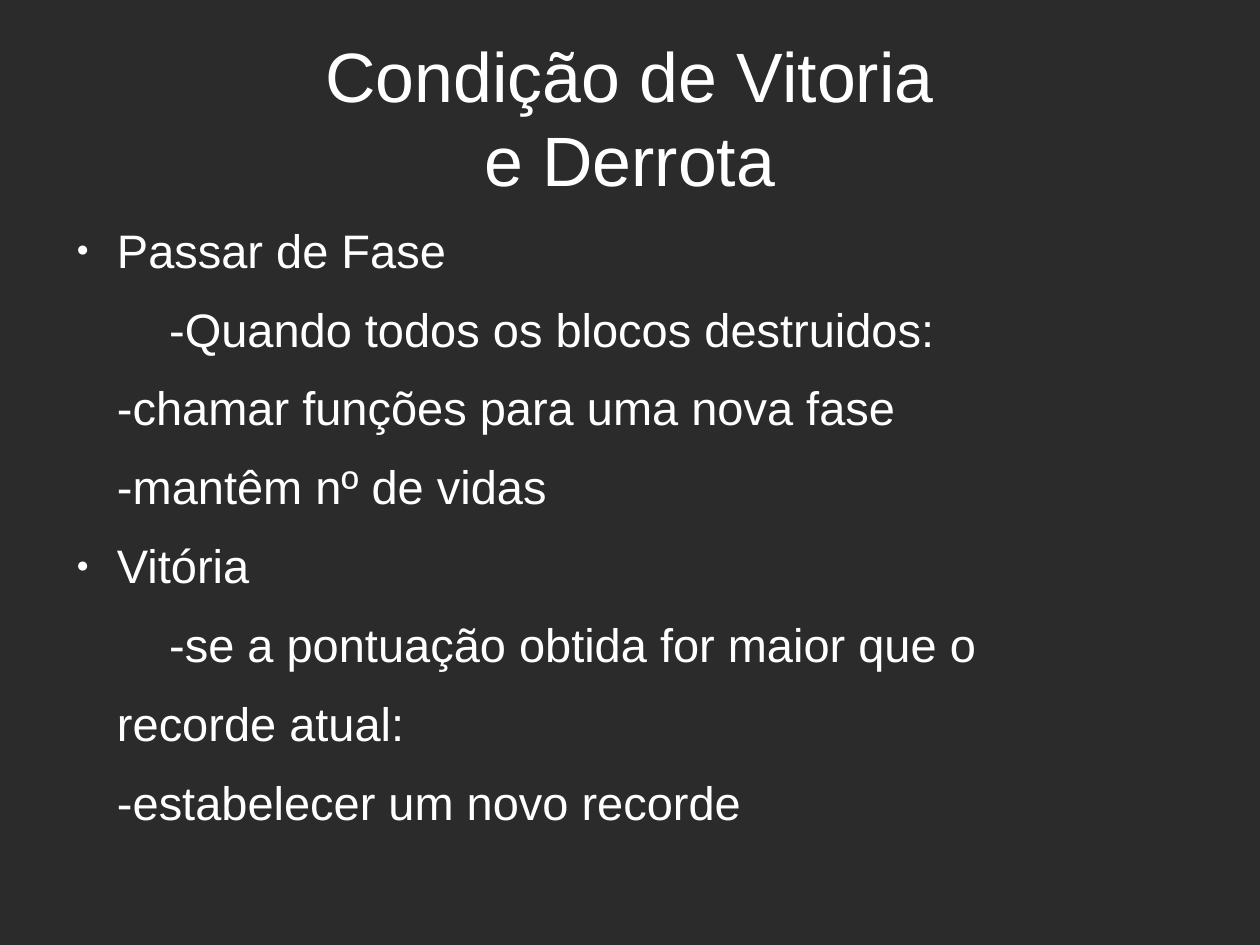
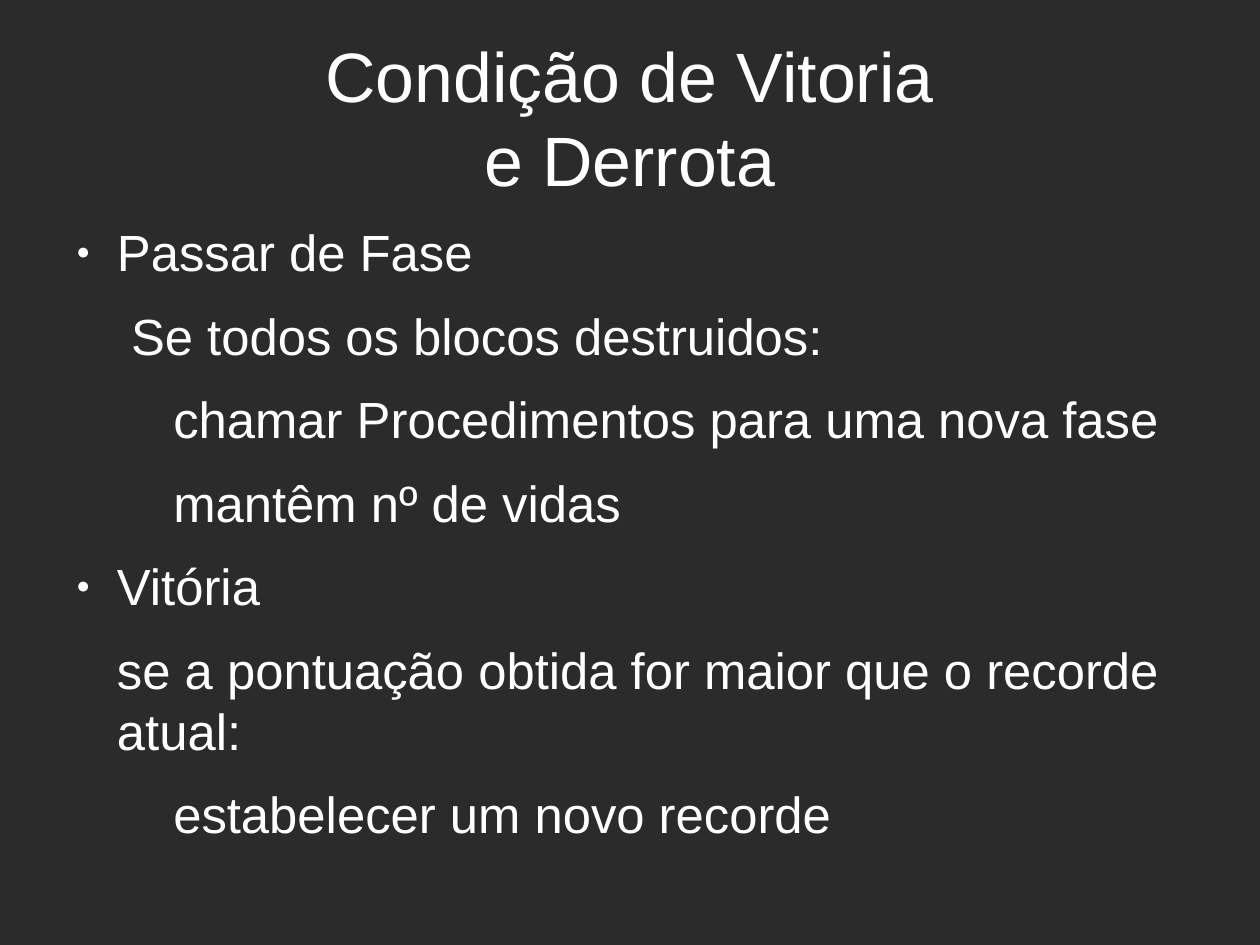
Before and after one commit to Vinicius-Soares/breakoutpy, a slide deck: slide 6 of slide_breakout.odp. Drawn at 1260x945 pixels with LibreOffice and Linux fonts; fonts in the diff are those of the drawing; background and template pictures are left out; a plain dark background stands for a picture behind light text. Boxes give left, top, right and bottom in pixels: in the first picture for what was removed or moved away, otherwise in the second. Text is boxed around its words. In the diff, an @@ line names an element or a change of style, - is before the commit and + after.

```diff
--- a/slide_breakout.odp
+++ b/slide_breakout.odp
@@ text at (117, 234, 473, 606): size 29.6 to 32 pt in "Passar de Fase", "Vitória" @@
@@ text at (131, 318, 1158, 523): text changed; size 29.6 to 32 pt @@
--Quando todos os blocos destruidos:
--chamar funções para uma nova fase
--mantêm nº de vidas
+Se todos os blocos destruidos:
+chamar Procedimentos para uma nova fase
+mantêm nº de vidas
@@ text at (117, 652, 1158, 834): text changed; size 29.6 to 32 pt @@
--se a pontuação obtida for maior que o
-recorde atual:
--estabelecer um novo recorde
+se a pontuação obtida for maior que o recorde atual:
+estabelecer um novo recorde
```
Also in this commit, not shown: 3 other slides changed, 1 other file.
